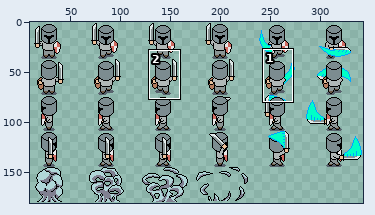
Sprite sheet -- 2DGame/sprites/playerSheet.png. Above: a wide view before the commit, with the close-up outlined.
Close-up. Old version:
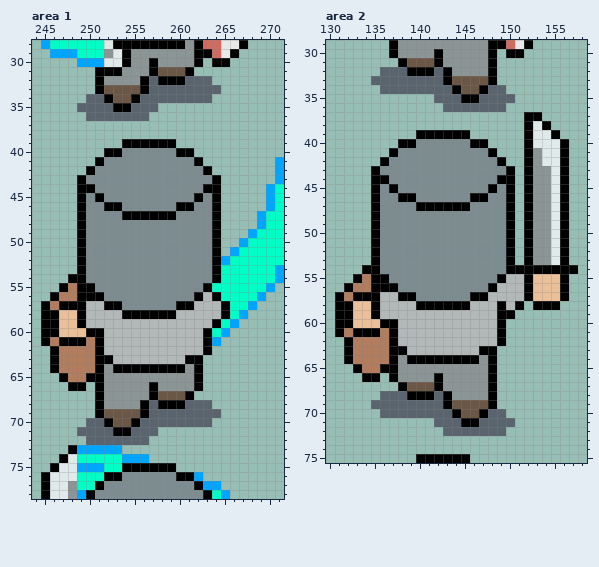
The file is 343x181 pixels. Shown: area 1: x 244..271, y 28..78; area 2: x 130..158, y 29..75. The wide view leaves out empty margins. The commit also changed other parts of the picture, which this record leaves out.
And afterwards:
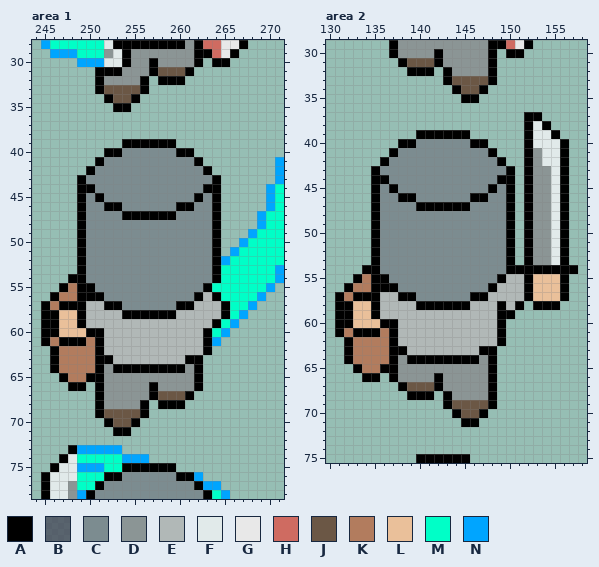
Palette (. is transparent): A #000000  B #3f3d50b2  C #7c8c90  D #8b9595  E #b1b8b7  F #e1eaea  G #e8e8e8  H #cf6b61  J #6b5745  K #b27c5e  L #eac09a  M #00ffc7  N #00a5ff
Difference:
Area 1:
Colour B is gone in row 32 at x 257 and 261 to 263; in row 33 at x 257 to 264; in row 34 at x 250 to 251 and 256 to 263; in row 35 at x 249 to 252 and 255 to 257; in row 36 at x 250 to 256; in row 68 at x 257 and 261 to 263.
Colour B is gone in row 69 at x 257 to 264; in row 70 at x 250 to 251 and 256 to 263; in row 71 at x 249 to 252 and 255 to 257; in row 72 at x 250 to 256.
Area 2:
Colour B is gone in row 32 at x 136 to 138 and 142; in row 33 at x 135 to 142; in row 34 at x 136 to 143 and 148 to 149; in row 35 at x 142 to 144 and 147 to 150; in row 36 at x 143 to 149; in row 68 at x 136 to 138 and 142.
Colour B is gone in row 69 at x 135 to 142; in row 70 at x 136 to 143 and 148 to 149; in row 71 at x 142 to 144 and 147 to 150; in row 72 at x 143 to 149.
